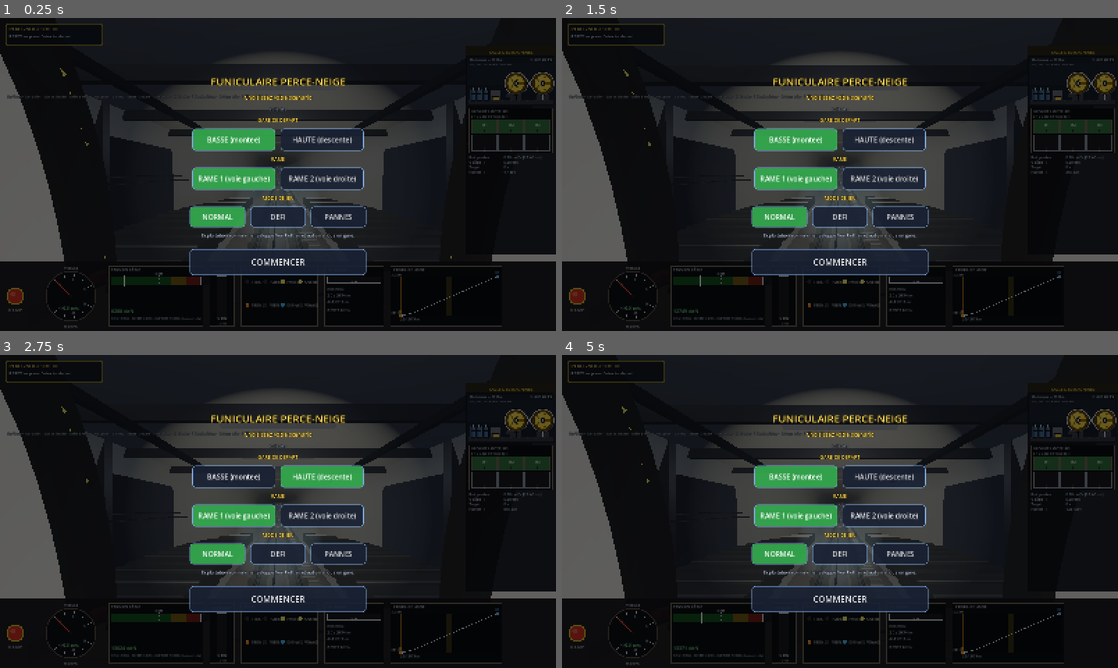
Above: before the commit, frames 1-4 (two rows, left to right).
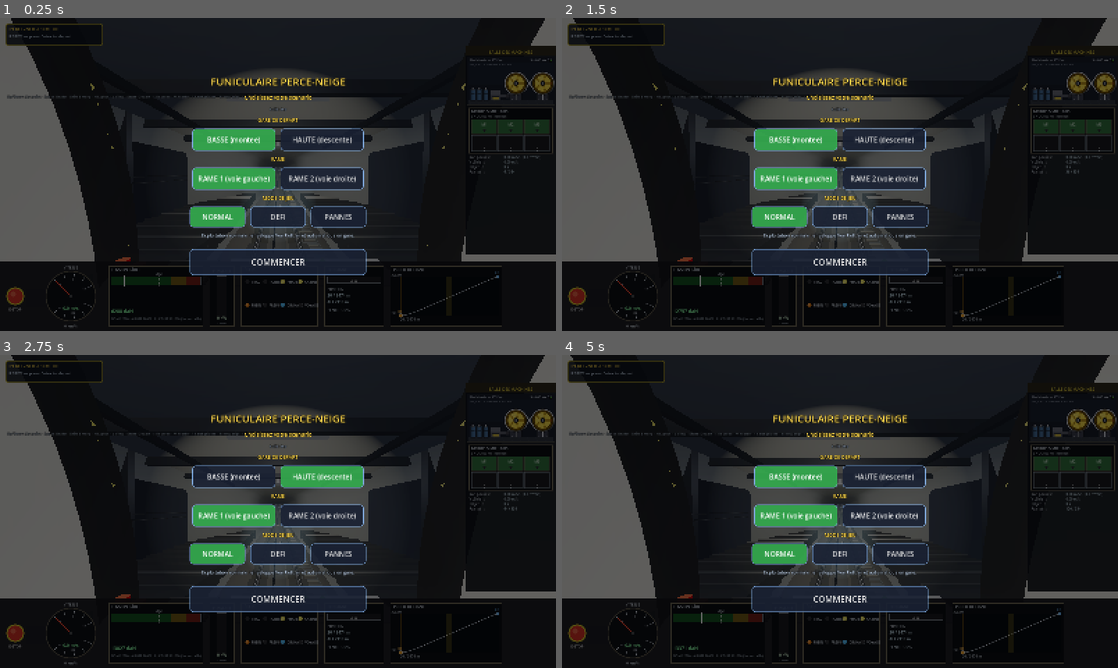
Above: after the commit, the same moments.

Repository: ARP273-ROSE/perce-neige-sim
Game: Godot game, scene res://scenes/main.tscn
Same seed, same stepped clock (60 frames per second), same inputs: the game is played once before the commit and once after it. Sound files missing from this copy of the repository are replaced by a short silence.
Inputs:
- Up to frame 1 (0.25 s): no input
- Up to frame 2 (1.5 s): click "NORMAL" at 0.5 s; click "NORMAL" at 1.25 s
- Up to frame 3 (2.75 s): click "BASSE (montee)" at 2 s
- Up to frame 4 (5 s): click "HAUTE (descente)" at 2.75 s; click "RAME 1 (voie gauche)" at 3.5 s; click "RAME 2 (voie droite)" at 4.25 s

The runs differ from the first frame. In frame 1, 11% of the frame differs, in the area x 0-100%, y 0-100%; in frame 2, 11%; in frame 3, 12%; in frame 4, 12%.

Commit message:
v1.15.37 — PWA deux fois moins chère par image, roues dans le bon sens
Mesuré dans Chromium sur le GPU du NAS, en définition iPad : 6,6 → 3,2 ms
par image sur le fil principal (99e centile 9,6 → 5,2).
- web_patch.py : l'export dessine directement dans le canvas au lieu d'un
  tampon hors écran recopié à chaque image (explicitSwapControl, deux
  getParameter bloquants, preserveDrawingBuffer) — 13 % du temps.
- HUD : console et salle des machines rendues dans une SubViewport à la
  définition de l'écran, redessinée à 15 Hz décalés (≈ 220 appels de
  dessin et 1 500 éléments 2D en moins par image).
- Rame : pièces fixes fusionnées par matériau (MeshMerge), 456 → 169
  surfaces, rame d'en face 286 → 137 ; roues, vantaux, feux animés.
- Roues de la salle des machines : sens donné par la rame 1 (v_rame1) et
  non plus v × sens de marche (toujours positif) ; 3D, HUD et PC. Banc.
- Vue cabine : champ 70 → 78°.
- Outils : tests/web_perf*, tests/web_profile*, shot_cabine.gd.

Diff:
--- a/godot_project/bench_salle_machines_3d.gd
+++ b/godot_project/bench_salle_machines_3d.gd
@@ -213,6 +213,22 @@
 	var ph1: float = float(mr._cable_mat.get_shader_parameter("cable_phase"))
 	ok = _check("câble de la salle animé", absf(ph1 - ph0 - 0.5) < 1e-4,
 		"phase %.3f → %.3f pour 2 m/s × 0,25 s" % [ph0, ph1]) and ok
+	# sens de rotation selon la rame et le sens de marche (retour du 30/09) :
+	# la roue aval tourne sommet vers la salle (v_rame1 > 0) quand la rame 1
+	# monte, que l'on conduise la rame 1 (qui monte) ou la rame 2 (qui descend)
+	var tp: TrainPhysics = TrainPhysics.new()
+	var sens_ok: bool = true
+	var cas: Array = []
+	for c in [[3.0, 1, false, 1.0], [-3.0, -1, false, -1.0], [3.0, 1, true, -1.0], [-3.0, -1, true, 1.0]]:
+		tp.v = c[0]
+		tp.direction = c[1]
+		var vr1: float = tp.v_rame1(c[2])
+		sens_ok = sens_ok and signf(vr1) == c[3]
+		cas.append("%s %s → %+.0f" % ["rame 2" if c[2] else "rame 1", "monte" if c[1] > 0 else "descend", vr1])
+	var a0: float = mr._angle
+	mr.update_rotation(1.0, 0.1)
+	var top_vers_salle: bool = mr._angle < a0      # angle décroissant : sommet vers +s
+	ok = _check("sens des roues selon la rame", sens_ok and top_vers_salle, ", ".join(cas)) and ok
 	var hb: float = MachineRoomBuilder.Y_HALL_FLOOR - MachineRoomBuilder.B_Y
 	var gr: float = MachineRoomBuilder.GUARD_R
 	var e0: float = MachineRoomBuilder.B_S - sqrt(gr * gr - hb * hb)
--- a/godot_project/perf_groupes.gd
+++ b/godot_project/perf_groupes.gd
@@ -1,5 +1,6 @@
-# Répartition des triangles dessinés en vue cabine, par groupe de nœuds :
-# on masque chaque groupe 3 images et on lit RENDER_TOTAL_PRIMITIVES.
+# Répartition des triangles, appels de dessin et objets dessinés en vue
+# cabine, par groupe de nœuds : on masque chaque groupe 3 images et on lit
+# RENDER_TOTAL_PRIMITIVES / DRAW_CALLS / OBJECTS.
 #   xvfb-run godot --path godot_project --rendering-driver opengl3 \
 #     -s perf_groupes.gd -- --drivetest --quality=low
 extends SceneTree
@@ -8,18 +9,24 @@
 var _groupes: Array = []    # [nom, [nœuds]]
 var _i: int = -1
 var _f: int = 0
-var _base: int = 0
+var _base: Vector3i = Vector3i.ZERO
 var _res: Array = []
+var _s_min: float = 900.0   # --s=… : abscisse où l'on mesure (llvmpipe est lent)
 
 
 func _initialize() -> void:
+	for a in OS.get_cmdline_user_args():
+		if a.begins_with("--s="):
+			_s_min = float(a.substr(4))
 	_main = load("res://scenes/main.tscn").instantiate()
 	get_root().add_child(_main)
 	process_frame.connect(_tick)
 
 
-func _prim() -> int:
-	return int(Performance.get_monitor(Performance.RENDER_TOTAL_PRIMITIVES_IN_FRAME))
+func _prim() -> Vector3i:
+	return Vector3i(int(Performance.get_monitor(Performance.RENDER_TOTAL_PRIMITIVES_IN_FRAME)),
+		int(Performance.get_monitor(Performance.RENDER_TOTAL_DRAW_CALLS_IN_FRAME)),
+		int(Performance.get_monitor(Performance.RENDER_TOTAL_OBJECTS_IN_FRAME)))
 
 
 func _prepare() -> void:
@@ -37,6 +44,13 @@
 		var nd = _main.get(nm)
 		if nd != null:
 			_groupes.append([nm, [nd]])
+	# 2D : calques et panneaux du HUD (les objets et appels 2D comptent aussi)
+	for c in _main.get_children():
+		if c is CanvasLayer or c is Control:
+			_groupes.append(["2d/" + String(c.name), [c]])
+			for cc in c.get_children():
+				if cc is CanvasItem:
+					_groupes.append(["2d/" + String(c.name) + "/" + String(cc.name), [cc]])
 	for c in _main.get_children():
 		if c is Node3D and not (c in [_main.get("track"), _main.get("tunnel"), _main.get("lights"),
 				_main.get("cabin"), _main.get("cabin_ghost"), _main.get("machine_room")]):
@@ -48,7 +62,7 @@
 	if ph == null:
 		return
 	if _i < 0:
-		if ph.v > 8.0 and ph.s_render > 900.0:
+		if ph.v > minf(8.0, _s_min / 100.0) and ph.s_render > _s_min:
 			_prepare()
 			_i = 0
 			_f = 0
@@ -57,18 +71,21 @@
 	if _f == 3:
 		_base = _prim()
 		for n in _groupes[_i][1]:
-			(n as Node3D).visible = false
+			n.set("visible", false)
 	elif _f == 6:
-		var sans: int = _prim()
-		_res.append([_groupes[_i][0], _base - sans, _groupes[_i][1].size()])
+		var sans: Vector3i = _prim()
+		var d: Vector3i = _base - sans
+		_res.append([_groupes[_i][0], d.x, _groupes[_i][1].size(), d.y, d.z])
 		for n in _groupes[_i][1]:
-			(n as Node3D).visible = true
+			n.set("visible", true)
 		_i += 1
 		_f = 0
 		if _i >= _groupes.size():
-			_res.sort_custom(func(a, b): return a[1] > b[1])
-			print("s = %.0f m, total image %d triangles" % [ph.s_render, _base])
+			_res.sort_custom(func(a, b): return a[3] > b[3])
+			print("s = %.0f m, total image %d triangles, %d appels, %d objets" % [
+				ph.s_render, _base.x, _base.y, _base.z])
 			for r in _res:
-				if r[1] > 2000:
-					print("  %-32s %9d triangles  (%d nœuds)" % [r[0], r[1], r[2]])
+				if r[1] > 2000 or r[3] > 0 or r[4] > 0:
+					print("  %-32s %9d triangles %4d appels %5d objets  (%d nœuds)" % [
+						r[0], r[1], r[3], r[4], r[2]])
 			quit(0)
--- a/godot_project/scripts/cabin.gd
+++ b/godot_project/scripts/cabin.gd
@@ -174,6 +174,50 @@
 	# --- Intérieur cockpit + sièges + passagers — toujours visible ---------
 	if not is_ghost:
 		_build_interior()
+	_merge_static_meshes()
+
+
+## Performance (retour du 30/09 : le tunnel saccade toujours sur iPad) :
+## ~400 MeshInstance3D → une centaine d'appels de dessin en vue cabine. Les
+## pièces fixes de chaque voiture (coque, habillage, sièges, pupitre) sont
+## fusionnées par matériau ; roues, vantaux et feux restent animables.
+func _merge_static_meshes() -> void:
+	if "--sans-fusion" in OS.get_cmdline_user_args():   # comparaison visuelle
+		return
+	var keep: Array = []
+	keep.append_array(_wheels)
+	keep.append_array(_front_lamps)
+	keep.append_array(_rear_lamps)
+	for d in _doors:
+		keep.append(d["node"])
+	var roots: Array = []
+	roots.append_array(_car_roots)
+	roots.append_array(_interior_cars)
+	if interior_root != null:
+		roots.append(interior_root)
+	for r in roots:
+		MeshMerge.merge(r as Node3D, keep)
+	# roues : chaque pivot tourne d'un bloc ; ses deux variantes (boudin
+	# guidé / roue plate, cf. _apply_wheel_types) sont fusionnées à part
+	for w in _wheels:
+		var variantes: Array = []
+		for nom in ["Boudin", "Plate"]:
+			var v: Node = (w as Node).get_node_or_null(nom)
+			if v != null:
+				variantes.append(v)
+				MeshMerge.merge(v as Node3D)
+		MeshMerge.merge(w as Node3D, variantes)
+	print("[Cabin%s] maillages fixes fusionnés : %d surfaces restantes" % [
+		" ghost" if is_ghost else "", _count_surfaces(self)])
+
+
+static func _count_surfaces(n: Node) -> int:
+	var k: int = 0
+	if n is MeshInstance3D and (n as MeshInstance3D).mesh != null:
+		k += (n as MeshInstance3D).mesh.get_surface_count()
+	for c in n.get_children():
+		k += _count_surfaces(c)
+	return k
 
 
 # ---------------------------------------------------------------------------
@@ -1241,7 +1285,7 @@
 	# Caméra 1ère personne — position driver dans la zone cockpit
 	camera_fpv = Camera3D.new()
 	camera_fpv.name = "CameraFPV"
-	camera_fpv.fov = 70.0
+	camera_fpv.fov = 78.0   # « dézoome un peu » (retour du 30/09) : 70 → 78°
 	camera_fpv.near = 0.05
 	camera_fpv.far = 800.0
 	# Avancée de 0,4 m (retour d'essai 2026-07 : « trop loin du panneau
--- a/godot_project/scripts/cockpit_panel.gd
+++ b/godot_project/scripts/cockpit_panel.gd
@@ -60,16 +60,16 @@
 
 
 # Redraw à ~15 Hz : le _draw() complet (jauges, profil, aiguilles) est
-# coûteux et 60 Hz n'apporte rien visuellement sur des instruments.
-var _redraw_accum: float = 0.0
+# coûteux et 60 Hz n'apporte rien visuellement sur des instruments. Le
+# panneau est rendu dans une SubViewport (HUD.cache_panel) qui n'est
+# redessinée qu'à ces créneaux — décalés d'un demi-créneau avec la salle
+# des machines pour ne pas charger la même image.
+var _redraw_slot: int = -1
 var _regen_mode: bool = false   # état hystérésis de la jauge puissance/régen
 
 
-func _process(delta: float) -> void:
-	_redraw_accum += delta
-	if _redraw_accum >= 1.0 / 15.0:
-		_redraw_accum = 0.0
-		queue_redraw()
+func _process(_delta: float) -> void:
+	_redraw_slot = HUD.redraw_at_15hz(self, _redraw_slot, 0.0)
 
 
 func _draw() -> void:
--- a/godot_project/scripts/hud.gd
+++ b/godot_project/scripts/hud.gd
@@ -50,6 +50,8 @@
 	_machine_room = MachineRoomPanel.new()
 	_machine_room.name = "MachineRoomPanel"
 	add_child(_machine_room)
+	cache_panel(_cockpit)
+	cache_panel(_machine_room)
 
 	# --- Petit status label haut-gauche (titre + état trip succinct) ---
 	var top_panel: Panel = Panel.new()
@@ -163,6 +165,73 @@
 	fault_vbox.add_child(_fault_do_label)
 
 
+## Performance (retour du 30/09 : le tunnel saccade toujours sur iPad) :
+## les deux grands panneaux dessinés à la main coûtaient ~220 appels de
+## dessin et ~1 500 éléments 2D À CHAQUE IMAGE, alors qu'ils ne changent
+## qu'à 15 Hz. Chacun est rendu dans une SubViewport à la résolution réelle
+## de l'écran, que l'écran réaffiche comme une simple texture ; elle n'est
+## redessinée que lorsque le panneau se redessine (redraw_at_15hz).
+func cache_panel(p: Control) -> TextureRect:
+	var idx: int = p.get_index()
+	var tr: TextureRect = TextureRect.new()
+	tr.name = String(p.name) + "Cache"
+	for prop in ["anchor_left", "anchor_top", "anchor_right", "anchor_bottom",
+			"offset_left", "offset_top", "offset_right", "offset_bottom"]:
+		tr.set(prop, p.get(prop))
+	tr.mouse_filter = p.mouse_filter
+	tr.expand_mode = TextureRect.EXPAND_IGNORE_SIZE
+	tr.stretch_mode = TextureRect.STRETCH_SCALE
+	var sv: SubViewport = SubViewport.new()
+	sv.name = "Rendu"
+	sv.transparent_bg = true
+	sv.disable_3d = true
+	sv.gui_disable_input = true
+	sv.size_2d_override_stretch = true
+	sv.render_target_update_mode = SubViewport.UPDATE_ONCE
+	remove_child(p)
+	sv.add_child(p)
+	p.set_anchors_and_offsets_preset(Control.PRESET_FULL_RECT)
+	tr.add_child(sv)
+	add_child(tr)
+	move_child(tr, idx)
+	tr.texture = sv.get_texture()
+	tr.resized.connect(_fit_cache.bind(tr, sv))
+	# fenêtre redimensionnée au même rapport (plein écran…) : la taille
+	# virtuelle ne change pas, la densité de pixels si
+	get_viewport().size_changed.connect(func() -> void: _fit_cache(tr, sv))
+	_fit_cache(tr, sv)
+	return tr
+
+
+## Taille de la SubViewport = taille du panneau × facteur d'étirement de
+## l'écran (1,7 sur un iPad) : le texte reste net.
+func _fit_cache(tr: TextureRect, sv: SubViewport) -> void:
+	var virt: Vector2 = tr.get_viewport_rect().size
+	var win: Vector2 = Vector2(DisplayServer.window_get_size())
+	var k: float = 1.0
+	if virt.x > 1.0 and win.x > 1.0:
+		k = maxf(win.x / virt.x, 1.0)
+	var sz: Vector2 = tr.size
+	if sz.x < 1.0 or sz.y < 1.0:
+		return
+	sv.size = Vector2i(ceili(sz.x * k), ceili(sz.y * k))
+	sv.size_2d_override = Vector2i(roundi(sz.x), roundi(sz.y))
+	sv.render_target_update_mode = SubViewport.UPDATE_ONCE
+
+
+## Redessine `c` à 15 Hz, au créneau décalé de `phase` (fraction de
+## créneau), et rafraîchit sa SubViewport de cache. Renvoie le créneau.
+static func redraw_at_15hz(c: CanvasItem, last_slot: int, phase: float) -> int:
+	var slot: int = int(floor(float(Time.get_ticks_msec()) * 0.015 + phase))
+	if slot == last_slot:
+		return last_slot
+	c.queue_redraw()
+	var vp: Viewport = c.get_viewport()
+	if vp is SubViewport:
+		(vp as SubViewport).render_target_update_mode = SubViewport.UPDATE_ONCE
+	return slot
+
+
 func set_physics(p: TrainPhysics) -> void:
 	physics = p
 	if _cockpit != null:
@@ -174,6 +243,8 @@
 func set_driver_rame2(rame2: bool) -> void:
 	if _cockpit != null:
 		_cockpit.driver_is_rame2 = rame2
+	if _machine_room != null:
+		_machine_room.driver_rame2 = rame2
 
 
 func set_run_mode(mode: String) -> void:
--- a/godot_project/scripts/machine_room_panel.gd
+++ b/godot_project/scripts/machine_room_panel.gd
@@ -24,7 +24,8 @@
 var physics: TrainPhysics = null
 var fault_manager: FaultManager = null
 var _pulley_angle: float = 0.0
-var _redraw_accum: float = 0.0
+var driver_rame2: bool = false     # posé par le HUD (choix de rame)
+var _redraw_slot: int = -1
 
 
 func _ready() -> void:
@@ -49,13 +50,10 @@
 # s'intégrer à chaque frame pour rester exact, seul l'affichage est throttlé.
 func _process(delta: float) -> void:
 	if physics != null:
-		# Les deux poulies tournent à ω = v / r (r = 2,1 m) et s'inversent
-		# avec le sens de marche : c'est le même câble.
-		_pulley_angle += physics.v / SHEAVE_R_M * delta * float(physics.direction)
-	_redraw_accum += delta
-	if _redraw_accum >= 1.0 / 15.0:
-		_redraw_accum = 0.0
-		queue_redraw()
+		# Les deux poulies tournent à ω = v / r (r = 2,1 m), dans le sens
+		# fixé par la rame 1 (même loi que la 3D, cf. TrainPhysics.v_rame1).
+		_pulley_angle += physics.v_rame1(driver_rame2) / SHEAVE_R_M * delta
+	_redraw_slot = HUD.redraw_at_15hz(self, _redraw_slot, 0.5)
 
 
 func _draw() -> void:
--- a/godot_project/scripts/main.gd
+++ b/godot_project/scripts/main.gd
@@ -146,7 +146,28 @@
 			scen.name = "ScenarioPanel"
 			add_child(scen)
 			scen.chosen.connect(_apply_scenario)
+	_diag_masquer()
 	print("[PerceNeige3D] Ready.")
+
+
+# Diagnostic de performance : --masquer=hud,cabin,lights,voie/Nom… cache des
+# groupes pour mesurer ce qu'ils coûtent dans l'export Web réel (banc
+# tests/web_perf.py, Chromium sur GPU).
+func _diag_masquer() -> void:
+	for arg in OS.get_cmdline_user_args():
+		if not arg.begins_with("--masquer="):
+			continue
+		for nom in arg.substr(10).split(","):
+			var n: Node = null
+			if nom.begins_with("voie/"):
+				n = track.get_node_or_null(nom.substr(5)) if track != null else null
+			elif nom.begins_with("hud/"):
+				n = hud.get_node_or_null(nom.substr(4)) if hud != null else null
+			else:
+				n = get(nom) as Node
+			if n != null:
+				n.set("visible", false)
+				print("[Diag] masqué : ", nom)
 
 
 # Applique le scénario choisi au démarrage : gare haute = départ en
@@ -642,9 +663,7 @@
 	# Rotation des roues motrices et défilement du câble de la salle. Le sens
 	# de référence est celui de la rame 1 (son brin entre sur la roue aval
 	# quand elle monte) : si l'on conduit la rame 2, la rame 1 descend.
-	var v_r1: float = physics.v * float(physics.direction)
-	if track != null and track.driver_is_rame2:
-		v_r1 = -v_r1
+	var v_r1: float = physics.v_rame1(track != null and track.driver_is_rame2)
 	machine_room.update_rotation(v_r1, delta)
 
 	# Sync du plafond de vitesse imposé par la panne courante (s'il y en a une)
--- /dev/null
+++ b/godot_project/scripts/mesh_merge.gd
@@ -0,0 +1,128 @@
+class_name MeshMerge
+extends RefCounted
+## Fusion des maillages statiques d'un sous-arbre (2026-09-30, saccades de
+## la PWA) : la cabine comptait ~400 MeshInstance3D, soit une centaine
+## d'appels de dessin par image en vue cabine — en WebGL chaque appel coûte
+## cher sur le fil principal. Les surfaces opaques qui ne bougent pas par
+## rapport à `root` sont regroupées par matériau en un seul ArrayMesh, posé
+## sous `root` (elles suivent donc ses déplacements).
+##
+## Restent séparés : les nœuds de `keep` et tout leur sous-arbre (roues,
+## vantaux, feux dont le matériau change…), les matériaux transparents (tri
+## par profondeur), les repères en miroir (déterminant < 0 : l'ordre des
+## sommets s'inverserait), les primitives non triangulaires. Une distance
+## de visibilité (visibility_range_end) est conservée, groupe par groupe.
+
+# attributs qui doivent concorder dans un même groupe (SurfaceTool
+# complète les absents par des zéros : une couleur de sommet noire, etc.)
+const _ATTRS: Array = [Mesh.ARRAY_NORMAL, Mesh.ARRAY_TANGENT, Mesh.ARRAY_COLOR,
+	Mesh.ARRAY_TEX_UV, Mesh.ARRAY_TEX_UV2, Mesh.ARRAY_INDEX]
+
+
+## Fusionne sous `root`. Renvoie le nombre de surfaces retirées.
+static func merge(root: Node3D, keep: Array = [], name_prefix: String = "Fusion") -> int:
+	var groups: Dictionary = {}     # clé → {mat, st, n, shadow}
+	var done: Dictionary = {}       # MeshInstance3D → nb de surfaces fusionnées
+	var stack: Array = [[root, Transform3D.IDENTITY]]
+	while not stack.is_empty():
+		var e: Array = stack.pop_back()
+		var node: Node = e[0]
+		var xf: Transform3D = e[1]
+		for c in node.get_children():
+			if c in keep or not (c is Node3D):
+				continue
+			var cxf: Transform3D = xf * (c as Node3D).transform
+			if not (c as Node3D).visible:
+				continue
+			if c is MeshInstance3D:
+				_collect(c as MeshInstance3D, cxf, groups, done)
+			# un nœud à script peut s'animer lui-même : on ne descend pas
+			if c.get_script() == null:
+				stack.append([c, cxf])
+	var removed: int = 0
+	var k: int = 0
+	for key in groups:
+		var g: Dictionary = groups[key]
+		var st: SurfaceTool = g["st"]
+		var mesh: ArrayMesh = st.commit()
+		if mesh == null or mesh.get_surface_count() == 0:
+			continue
+		mesh.surface_set_material(0, g["mat"])
+		var mi: MeshInstance3D = MeshInstance3D.new()
+		mi.name = "%s%d" % [name_prefix, k]
+		mi.mesh = mesh
+		mi.cast_shadow = g["shadow"]
+		mi.visibility_range_end = g["range"]
+		root.add_child(mi)
+		k += 1
+		removed += g["n"] - 1
+		for src in g["src"]:
+			done[src] = int(done.get(src, 0)) + 1
+	# retire les sources : un objet n'est collecté que si TOUTES ses
+	# surfaces sont fusionnables (cf. _collect), il est donc entièrement repris
+	for mi_any in done.keys():
+		var mi: MeshInstance3D = mi_any
+		if int(done[mi]) == mi.mesh.get_surface_count():
+			mi.get_parent().remove_child(mi)
+			mi.queue_free()
+	return removed
+
+
+static func _material_of(mi: MeshInstance3D, si: int) -> Material:
+	if mi.material_override != null:
+		return mi.material_override
+	var m: Material = mi.get_surface_override_material(si)
+	if m == null:
+		m = mi.mesh.surface_get_material(si)
+	return m
+
+
+static func _collect(mi: MeshInstance3D, xf: Transform3D, groups: Dictionary, done: Dictionary) -> void:
+	var mesh: Mesh = mi.mesh
+	if mesh == null or mi.material_overlay != null \
+			or mi.visibility_range_begin > 0.0 or mi.get_script() != null \
+			or xf.basis.determinant() <= 0.0 or mi.skin != null:
+		return
+	if mesh is ArrayMesh and (mesh as ArrayMesh).get_blend_shape_count() > 0:
+		return
+	var ns: int = mesh.get_surface_count()
+	var mats: Array = []
+	for si in range(ns):
+		var m: Material = _material_of(mi, si)
+		if m == null or not _opaque(m) or not _triangles(mesh, si):
+			return   # une surface non fusionnable → l'objet reste entier
+		mats.append(m)
+	for si in range(ns):
+		var key: String = "%d_%d_%d_%.1f" % [mats[si].get_instance_id(), _format(mesh, si),
+			mi.cast_shadow, mi.visibility_range_end]
+		if not groups.has(key):
+			var st: SurfaceTool = SurfaceTool.new()
+			groups[key] = {"mat": mats[si], "st": st, "n": 0, "src": [],
+				"shadow": mi.cast_shadow, "range": mi.visibility_range_end}
+		var g: Dictionary = groups[key]
+		(g["st"] as SurfaceTool).append_from(mesh, si, xf)
+		g["n"] = int(g["n"]) + 1
+		(g["src"] as Array).append(mi)
+
+
+static func _triangles(mesh: Mesh, si: int) -> bool:
+	if mesh is ArrayMesh:
+		return (mesh as ArrayMesh).surface_get_primitive_type(si) == Mesh.PRIMITIVE_TRIANGLES
+	return mesh is PrimitiveMesh and not (mesh is PointMesh)
+
+
+static func _format(mesh: Mesh, si: int) -> int:
+	var arrays: Array = mesh.surface_get_arrays(si)
+	var f: int = 0
+	for i in range(_ATTRS.size()):
+		if arrays[_ATTRS[i]] != null:
+			f |= 1 << i
+	return f
+
+
+static func _opaque(m: Material) -> bool:
+	if m is BaseMaterial3D:
+		var b: BaseMaterial3D = m
+		return b.transparency == BaseMaterial3D.TRANSPARENCY_DISABLED \
+			and b.albedo_color.a >= 0.999 and b.next_pass == null
+	return false
--- a/godot_project/scripts/train_physics.gd
+++ b/godot_project/scripts/train_physics.gd
@@ -233,6 +233,19 @@
 ## une fois le câble rompu, la rame 2 découplée a freiné et s'est
 ## immobilisée : sa position est figée (c'est ELLE que la rame emballée
 ## percute, pas un point théorique).
+## Vitesse de la RAME 1 le long de la ligne (m/s, + = vers la gare haute),
+## qui fixe le sens de rotation des roues motrices : son brin entre sur la
+## roue aval quand elle monte. `v` est signé le long de s (s += v·dt) ; la
+## rame pilotée est la rame 1 sauf si `rame2` (la rame 1 est alors en face,
+## à LENGTH − s, et va en sens inverse). Retour du 30/09 : les roues
+## tournaient avec v·direction, toujours positif en marche — faux en
+## descente et en rame 2.
+func v_rame1(rame2: bool) -> float:
+	if ghost_locked_s >= 0.0 and rame2:
+		return 0.0
+	return -v if rame2 else v
+
+
 func ghost_s_render() -> float:
 	if ghost_locked_s >= 0.0:
 		return ghost_locked_s
--- /dev/null
+++ b/godot_project/shot_cabine.gd
@@ -0,0 +1,50 @@
+# Captures de la rame (vue cabine, vue extérieure, rame d'en face) pour
+# comparer le rendu avec et sans fusion des maillages (--sans-fusion).
+#   xvfb-run godot --path godot_project --rendering-driver opengl3 \
+#     --resolution 1280x800 -s shot_cabine.gd -- --mode=normal préfixe
+extends SceneTree
+
+var _main: Node = null
+var _f: int = 0
+var _prefix: String = "/tmp/cabine"
+
+
+func _initialize() -> void:
+	for a in OS.get_cmdline_user_args():
+		if not a.begins_with("--"):
+			_prefix = a
+	_main = load("res://scenes/main.tscn").instantiate()
+	get_root().add_child(_main)
+	process_frame.connect(_tick)
+
+
+func _shot(nom: String) -> void:
+	var img: Image = get_root().get_texture().get_image()
+	img.save_png("%s_%s.png" % [_prefix, nom])
+	print("capture ", nom)
+
+
+func _tick() -> void:
+	_f += 1
+	var cab = _main.get("cabin")
+	if cab == null:
+		return
+	var hud = _main.get("hud")
+	if hud != null:
+		hud.visible = false
+	if _f == 30:
+		_shot("fpv")
+		cab.set_view(Cabin.ViewMode.EXTERIOR)
+	elif _f == 60:
+		_shot("ext")
+		cab.orbit_yaw = 2.4
+		cab.orbit_pitch = 0.15
+		cab.orbit_dist = 14.0
+	elif _f == 90:
+		_shot("ext2")
+		cab.orbit_yaw = -1.2
+		cab.orbit_pitch = -0.05
+		cab.orbit_dist = 9.0
+	elif _f == 120:
+		_shot("roues")
+		quit(0)
Not shown, added: godot_project/bench_son_salle_3d.gd.uid
Not shown, added: godot_project/perf_cabine.gd.uid
Not shown, added: godot_project/perf_groupes.gd.uid
Not shown, added: godot_project/scripts/mesh_merge.gd.uid
Not shown, added: godot_project/shot_cabine.gd.uid
Not shown, changed: CHANGELOG.md
Not shown, changed: VERSION
Not shown, changed: deploy_web.sh
Not shown, changed: perce_neige_sim.py
Not shown, added: tests/web_perf.py
Not shown, added: tests/web_perf_export.sh
Not shown, added: tests/web_perf_stats.py
(and 4 more such lines)
